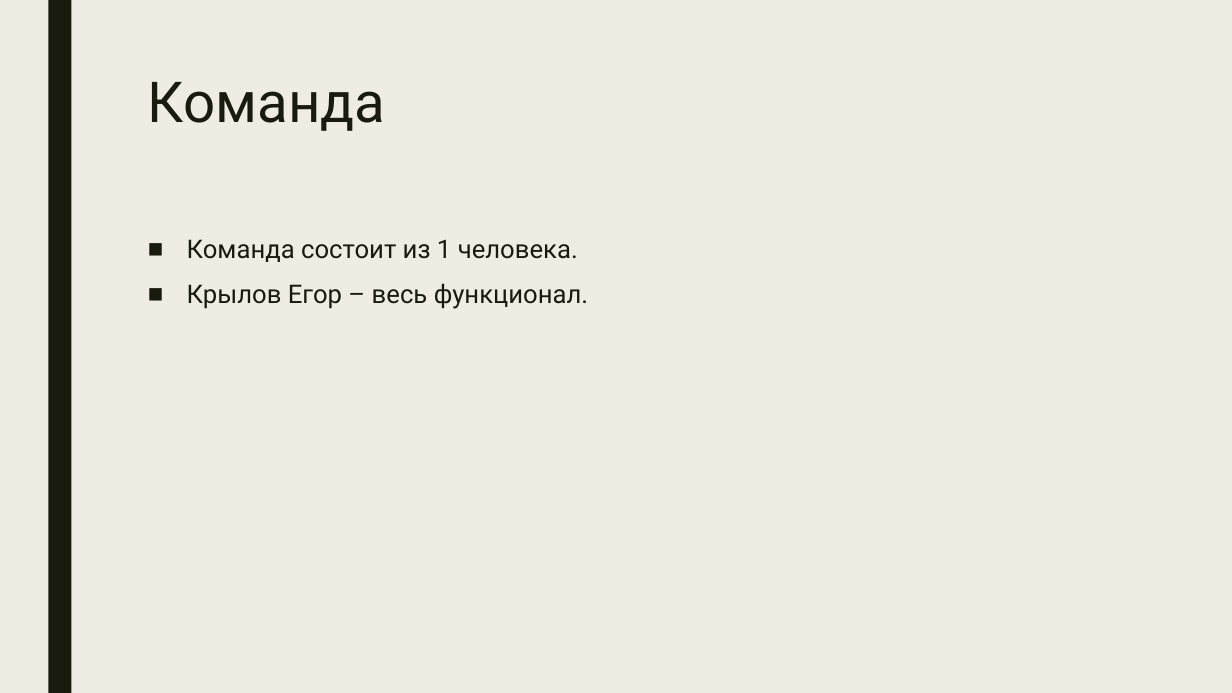
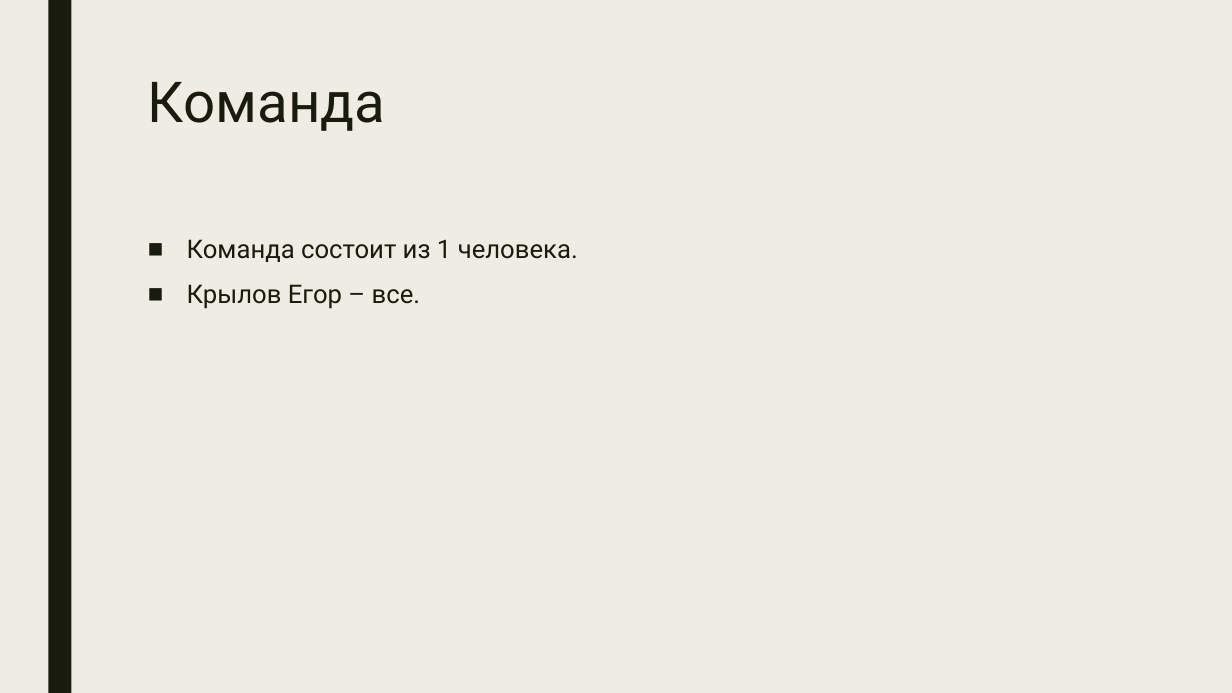
Before and after one commit to javavlsu/course-work-team-04-krylov, a slide deck: slide 7 of docs/Крылов Егор ИСТ-220 Проект Этап 1.pptx. Drawn at 1232x693 pixels with LibreOffice and Linux fonts; fonts in the diff are those of the drawing. Boxes give left, top, right and bottom in pixels: in the first picture for what was removed or moved away, otherwise in the second. Text is boxed around its words. In the diff, an @@ line names an element or a change of style, - is before the commit and + after.

```diff
--- a/docs/Крылов Егор ИСТ-220 Проект Этап 1.pptx
+++ b/docs/Крылов Егор ИСТ-220 Проект Этап 1.pptx
@@ text at box(187, 284, 420, 309): text changed @@
-■ Крылов Егор – весь функционал.
+■ Крылов Егор – все.
```
Also in this commit, not shown: 1 other slide changed, 10 slides added, 1 other file.
